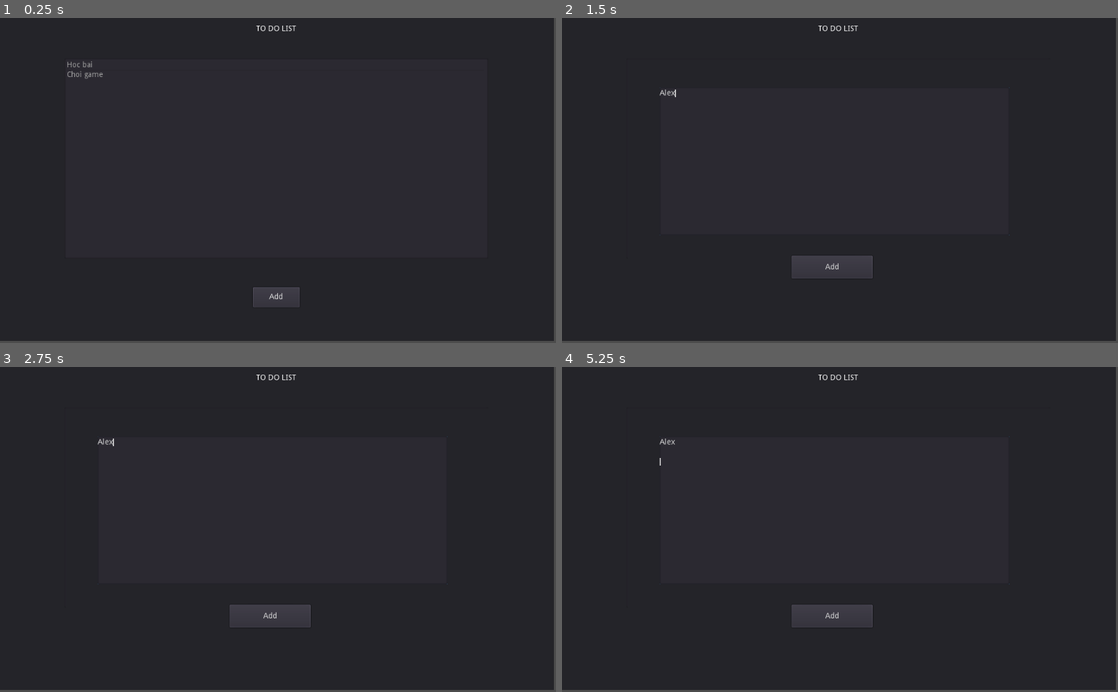
Above: before the commit, frames 1-4 (two rows, left to right).
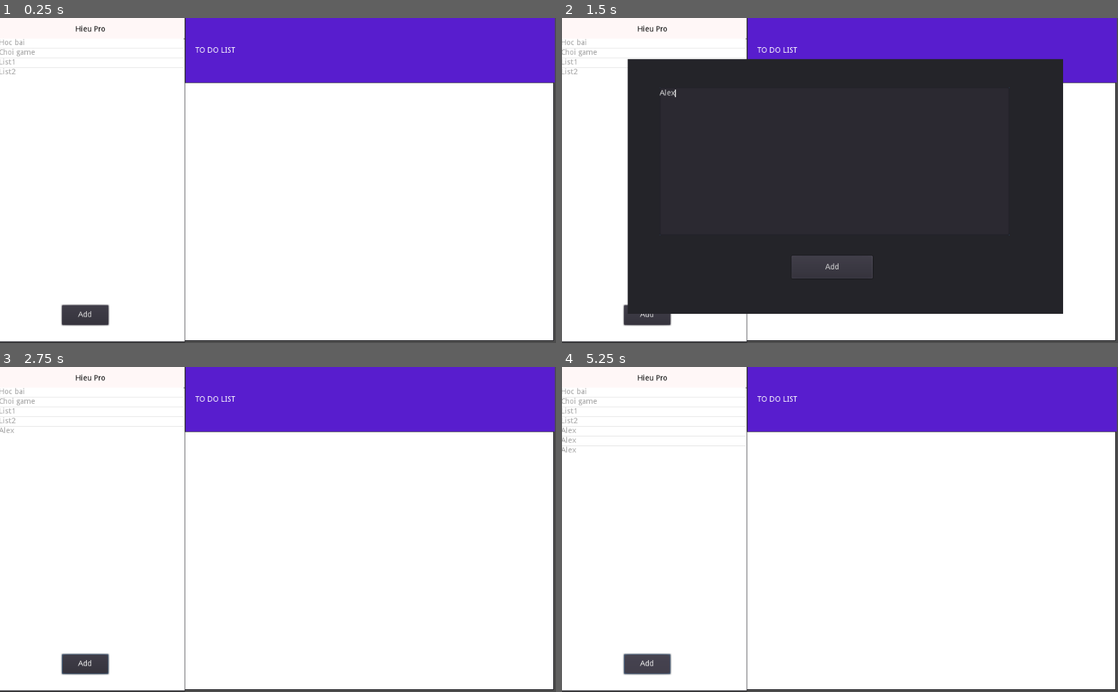
Above: after the commit, the same moments.

Repository: ohmygod481999/to-do-app-gotdot
Game: Godot game, scene res://Control.tscn
The game is run twice, just before and just after one commit, with the same random seed, the same clock (stepped at 60 frames per second) and the same inputs.
Inputs (mouse positions are in pixels of both pictures, inside the frame that each line leads up to):
- Up to frame 1 (0.25 s): no input
- Up to frame 2 (1.5 s): click "Add" at 0.5 s; click (834, 161) at 1.27 s; type "Alex" at 1.35 s
- Up to frame 3 (2.75 s): click "Add" at 2 s
- Up to frame 4 (5.25 s): click "Add" at 2.75 s; tap Enter at 3.5, 5 s; tap Space at 4.25 s

The runs differ from the first frame. In frame 1, 99% of the frame differs, in the area x 0-100%, y 0-100%; in frame 2, 38%; in frame 3, 99%; in frame 4, 99%.
Error after the commit: Invalid get index '14' (on base: 'Dictionary'). (res://DateTime.gd:20)

Commit message:
add layout

Diff:
--- a/Control.gd
+++ b/Control.gd
@@ -4,16 +4,60 @@
 # var a = 2
 # var b = "text"
 export(NodePath) var button
+export (PackedScene) var ListItem
+
+var data = [
+	{
+		"id": 0,
+		"name": "List1",
+		"data": [
+			"data1",
+			"data2",
+			"data3"
+		]
+	},
+	{
+		"id": 1,
+		"name": "List2",
+		"data": [
+			"data4",
+			"data5",
+			"data6"
+		]
+	}
+]
+
+var listDone = [
+	"done1",
+	"done2"
+]
 
 # Called when the node enters the scene tree for the first time.
 func _ready():
-	pass # Replace with function body.
+	var collections = $Panel/LeftPanel/Body/ListCollection
+	for data_item in data:
+		collections.add_item(data_item["name"])
+	reset_actions(1)
 
+func delete_children(node):
+	for n in node.get_children():
+		node.remove_child(n)
+		n.queue_free()
 
+func reset_actions(id):
+	var action_panel = $Panel/RightPanel/List/ListAction
+	delete_children(action_panel)
+	for data_item in data:
+		if data_item["id"] == id:
+			for item in data_item["data"]:
+				var myItem = preload("res://ListItem.tscn").instance()
+				myItem.init(item)
+				action_panel.add_item(myItem)
+			break
 
 func _on_Button_pressed():
 	$Popup.popup()
 
 func _on_Button_2_pressed():
-	$Panel/ItemList.add_item($Popup/Panel/TextEdit.text)
+	$Panel/LeftPanel/Body/ListCollection.add_item($Popup/Panel/TextEdit.text)
 	$Popup.hide()
--- a/Control.tscn
+++ b/Control.tscn
@@ -1,6 +1,23 @@
-[gd_scene load_steps=2 format=2]
+[gd_scene load_steps=8 format=2]
 
 [ext_resource path="res://Control.gd" type="Script" id=1]
+[ext_resource path="res://DateTime.gd" type="Script" id=2]
+
+[sub_resource type="StyleBoxFlat" id=1]
+bg_color = Color( 0.34902, 0.117647, 0.811765, 1 )
+
+[sub_resource type="StyleBoxFlat" id=5]
+bg_color = Color( 1, 1, 1, 1 )
+
+[sub_resource type="StyleBoxFlat" id=2]
+bg_color = Color( 1, 0.972549, 0.972549, 1 )
+
+[sub_resource type="StyleBoxFlat" id=3]
+bg_color = Color( 1, 1, 1, 1 )
+border_color = Color( 0.960784, 0.960784, 0.960784, 1 )
+
+[sub_resource type="StyleBoxFlat" id=4]
+bg_color = Color( 1, 1, 1, 1 )
 
 [node name="Control" type="Control"]
 anchor_right = 1.0
@@ -13,36 +30,96 @@
 margin_right = 1019.95
 margin_bottom = 596.0
 
-[node name="Button" type="Button" parent="Panel"]
+[node name="RightPanel" type="Panel" parent="Panel"]
+margin_left = 300.0
+margin_top = 2.0
+margin_right = 1021.0
+margin_bottom = 593.0
+
+[node name="Header" type="Panel" parent="Panel/RightPanel"]
+margin_left = 44.0
+margin_top = -1.0
+margin_right = 724.0
+margin_bottom = 120.0
+custom_styles/panel = SubResource( 1 )
+
+[node name="Tittle" type="Label" parent="Panel/RightPanel/Header"]
+anchor_left = 0.5
+anchor_right = 0.5
+margin_left = -425.122
+margin_top = 38.6075
+margin_right = -145.122
+margin_bottom = 85.6075
+text = "TO DO LIST"
+align = 1
+valign = 1
+
+[node name="DateTime" type="Label" parent="Panel/RightPanel/Header"]
+margin_left = 19.2702
+margin_top = 90.8019
+margin_right = 62.2702
+margin_bottom = 104.802
+script = ExtResource( 2 )
+
+[node name="List" type="Panel" parent="Panel/RightPanel"]
+margin_left = 43.0
+margin_top = 121.0
+margin_right = 721.0
+margin_bottom = 595.0
+
+[node name="ListAction" type="ItemList" parent="Panel/RightPanel/List"]
+margin_right = 678.0
+margin_bottom = 475.0
+custom_styles/bg = SubResource( 5 )
+custom_colors/guide_color = Color( 0, 0, 0, 1 )
+
+[node name="LeftPanel" type="Panel" parent="Panel"]
+margin_top = 1.0
+margin_right = 343.0
+margin_bottom = 602.0
+
+[node name="Head" type="Panel" parent="Panel/LeftPanel"]
+margin_right = 342.0
+margin_bottom = 40.0
+custom_styles/panel = SubResource( 2 )
+
+[node name="Credit" type="Label" parent="Panel/LeftPanel/Head"]
+margin_left = 105.973
+margin_top = 15.8006
+margin_right = 230.973
+margin_bottom = 39.8006
+custom_colors/font_color = Color( 0, 0, 0, 1 )
+text = "Hieu Pro"
+align = 1
+
+[node name="Body" type="Panel" parent="Panel/LeftPanel"]
+margin_left = 1.0
+margin_top = 41.0
+margin_right = 342.0
+margin_bottom = 599.0
+custom_styles/panel = SubResource( 3 )
+
+[node name="Button" type="Button" parent="Panel/LeftPanel/Body"]
 anchor_left = 0.5
 anchor_top = 1.0
 anchor_right = 0.5
 anchor_bottom = 1.0
-margin_left = -43.0
-margin_top = -99.0
-margin_right = 43.0
-margin_bottom = -62.0
+margin_left = -55.0734
+margin_top = -66.5168
+margin_right = 30.9266
+margin_bottom = -29.5168
 text = "Add"
 
-[node name="Label" type="Label" parent="Panel"]
-anchor_left = 0.5
-anchor_right = 0.5
-margin_left = -119.0
-margin_right = 119.0
-margin_bottom = 46.0
-text = "TO DO LIST"
-align = 1
-valign = 1
-
-[node name="ItemList" type="ItemList" parent="Panel"]
+[node name="ListCollection" type="ItemList" parent="Panel/LeftPanel/Body"]
 anchor_left = 0.5
 anchor_top = 0.5
 anchor_right = 0.5
 anchor_bottom = 0.5
-margin_left = -390.0
-margin_top = -221.5
-margin_right = 390.0
-margin_bottom = 147.5
+margin_left = -171.5
+margin_top = -280.0
+margin_right = 168.5
+margin_bottom = 197.0
+custom_styles/bg = SubResource( 4 )
 items = [ "Hoc bai", null, false, "Choi game", null, false ]
 
 [node name="Popup" type="Popup" parent="."]
@@ -67,5 +144,5 @@
 margin_top = 51.5789
 margin_right = 702.947
 margin_bottom = 324.579
-[connection signal="pressed" from="Panel/Button" to="." method="_on_Button_pressed"]
+[connection signal="pressed" from="Panel/LeftPanel/Body/Button" to="." method="_on_Button_pressed"]
 [connection signal="pressed" from="Popup/Panel/Button" to="." method="_on_Button_2_pressed"]
--- /dev/null
+++ b/DateTime.gd
@@ -0,0 +1,27 @@
+extends Label
+
+# Declare member variables here. Examples:
+# var a = 2
+# var b = "text"
+var time = OS.get_datetime()
+var dayofweek = time["day"]
+
+var map_date = {
+	0: "Sunday",
+	1: "Monday",
+	2: "Tuesday",
+	3: "Wednesday",
+	4: "Thursday",
+	5: "Friday",
+	6: "Sartuday"
+}
+
+func get_date_format():
+	return map_date[dayofweek] + ", " + str(time["day"]) + "/" + str(time["month"]) + "/" + str(time["year"])
+# Called when the node enters the scene tree for the first time.
+func _ready():
+	text = get_date_format()
+
+# Called every frame. 'delta' is the elapsed time since the previous frame.
+#func _process(delta):
+#	pass
--- /dev/null
+++ b/ListItem.gd
@@ -0,0 +1,16 @@
+extends Node2D
+
+# Declare member variables here. Examples:
+# var a = 2
+# var b = "text"
+
+# Called when the node enters the scene tree for the first time.
+func _ready():
+	pass # Replace with function body.
+
+func init(value):
+	$Panel/Label.text = value
+
+# Called every frame. 'delta' is the elapsed time since the previous frame.
+#func _process(delta):
+#	pass
--- /dev/null
+++ b/ListItem.tscn
@@ -0,0 +1,22 @@
+[gd_scene load_steps=2 format=2]
+
+[ext_resource path="res://ListItem.gd" type="Script" id=1]
+
+[node name="Node2D" type="Node2D"]
+position = Vector2( -0.949707, 2.20704 )
+script = ExtResource( 1 )
+
+[node name="Panel" type="Panel" parent="."]
+margin_right = 500.0
+margin_bottom = 44.0
+
+[node name="Label" type="Label" parent="Panel"]
+margin_right = 239.0
+margin_bottom = 47.0
+text = "This is item"
+
+[node name="CheckBox" type="CheckBox" parent="Panel"]
+margin_left = 460.156
+margin_top = 11.4452
+margin_right = 484.156
+margin_bottom = 35.4452
Not shown, added: forest.jpg.import
